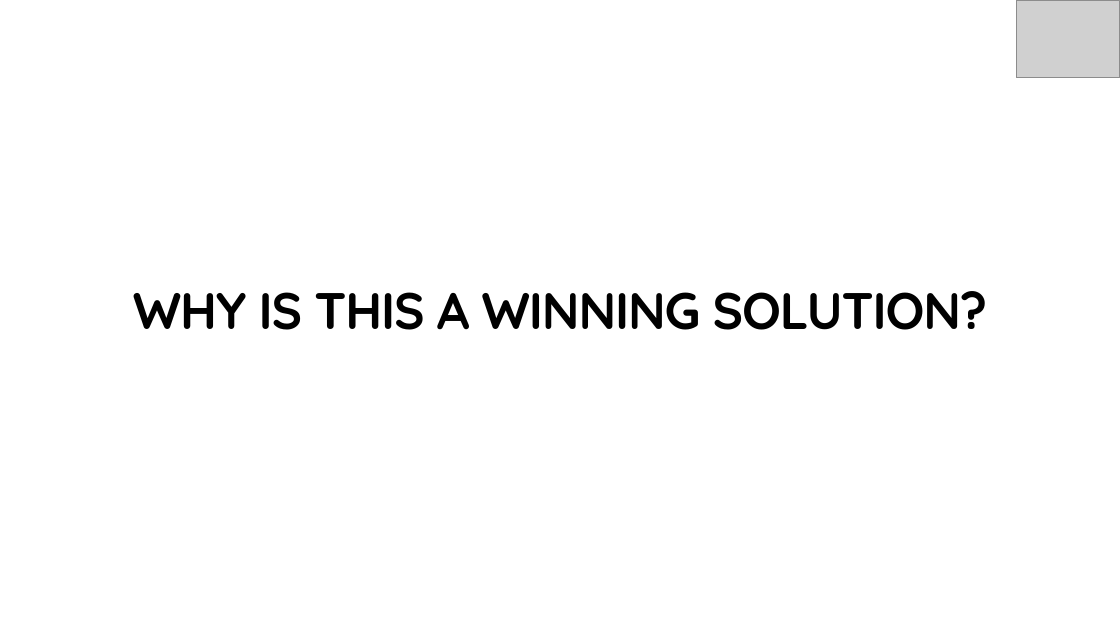
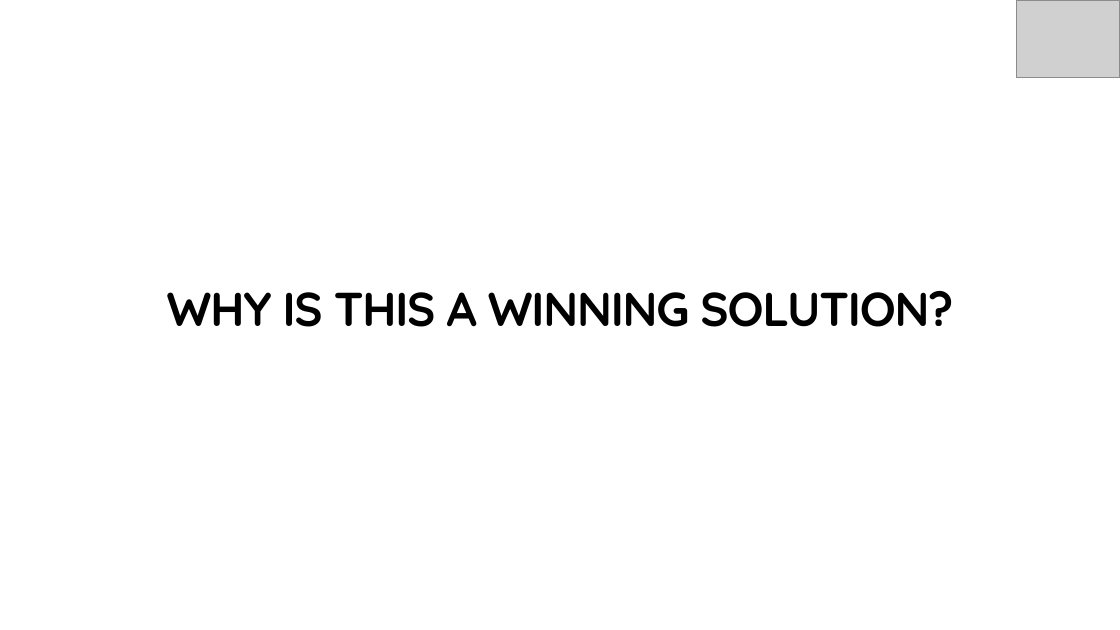
Before and after one commit to Annanardo/REDBULL---Wings-for-Sustainability, a slide deck: slide 15 of WingsforSustainability.pptx. Drawn at 1120x630 pixels with LibreOffice and Linux fonts; fonts in the diff are those of the drawing; grey boxes stand for pictures. Boxes give left, top, right and bottom in pixels: in the first picture for what was removed or moved away, otherwise in the second. Text is boxed around its words. In the diff, an @@ line names an element or a change of style, - is before the commit and + after.

```diff
--- a/WingsforSustainability.pptx
+++ b/WingsforSustainability.pptx
@@ text "WHY IS THIS A WINNING ..." at (x1=167, y1=291, x2=953, y2=327): size 44 to 40.7 pt @@
```
Also in this commit, not shown: 2 other slides changed, 1 slide added, 1 slide removed.
